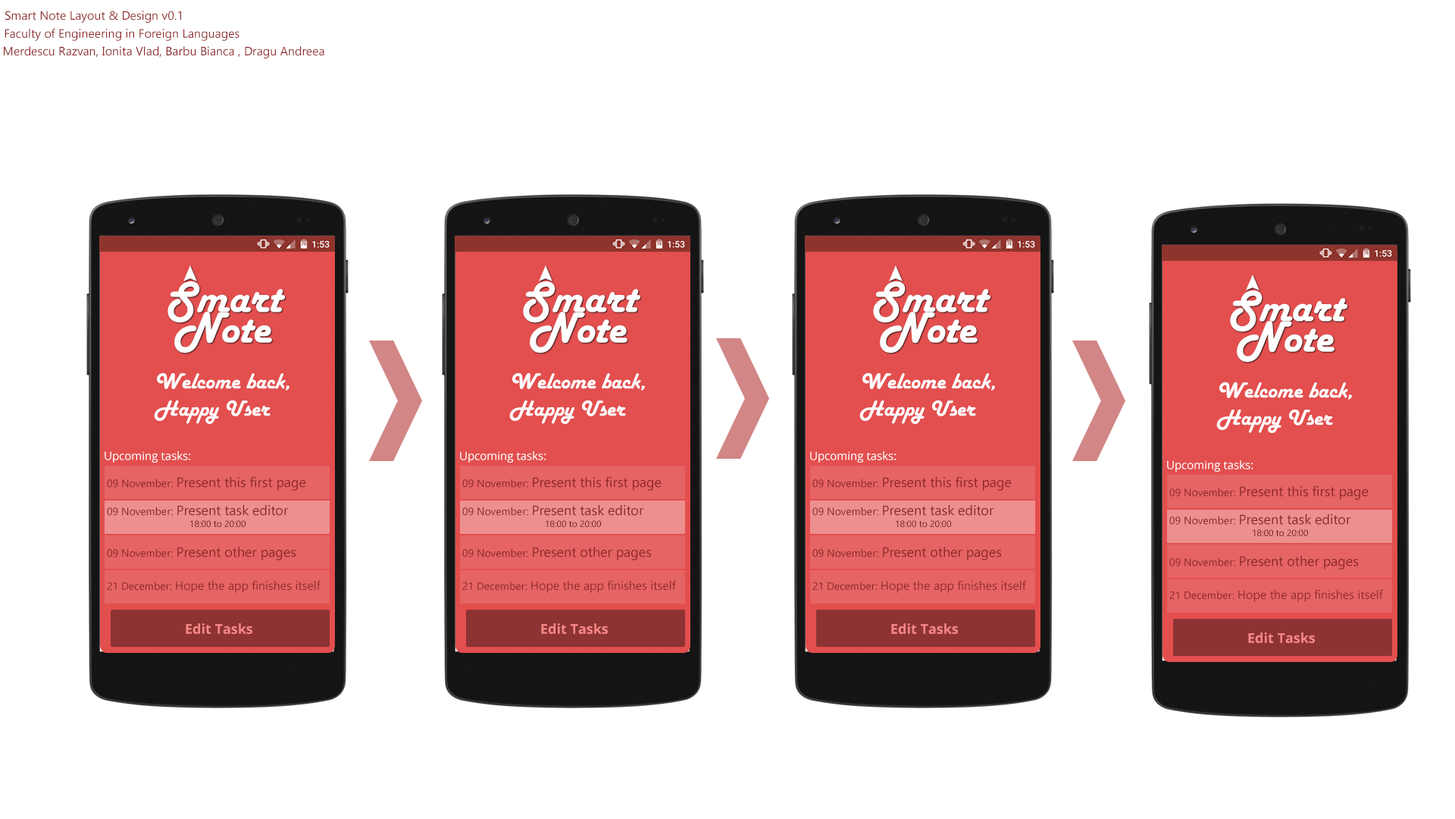
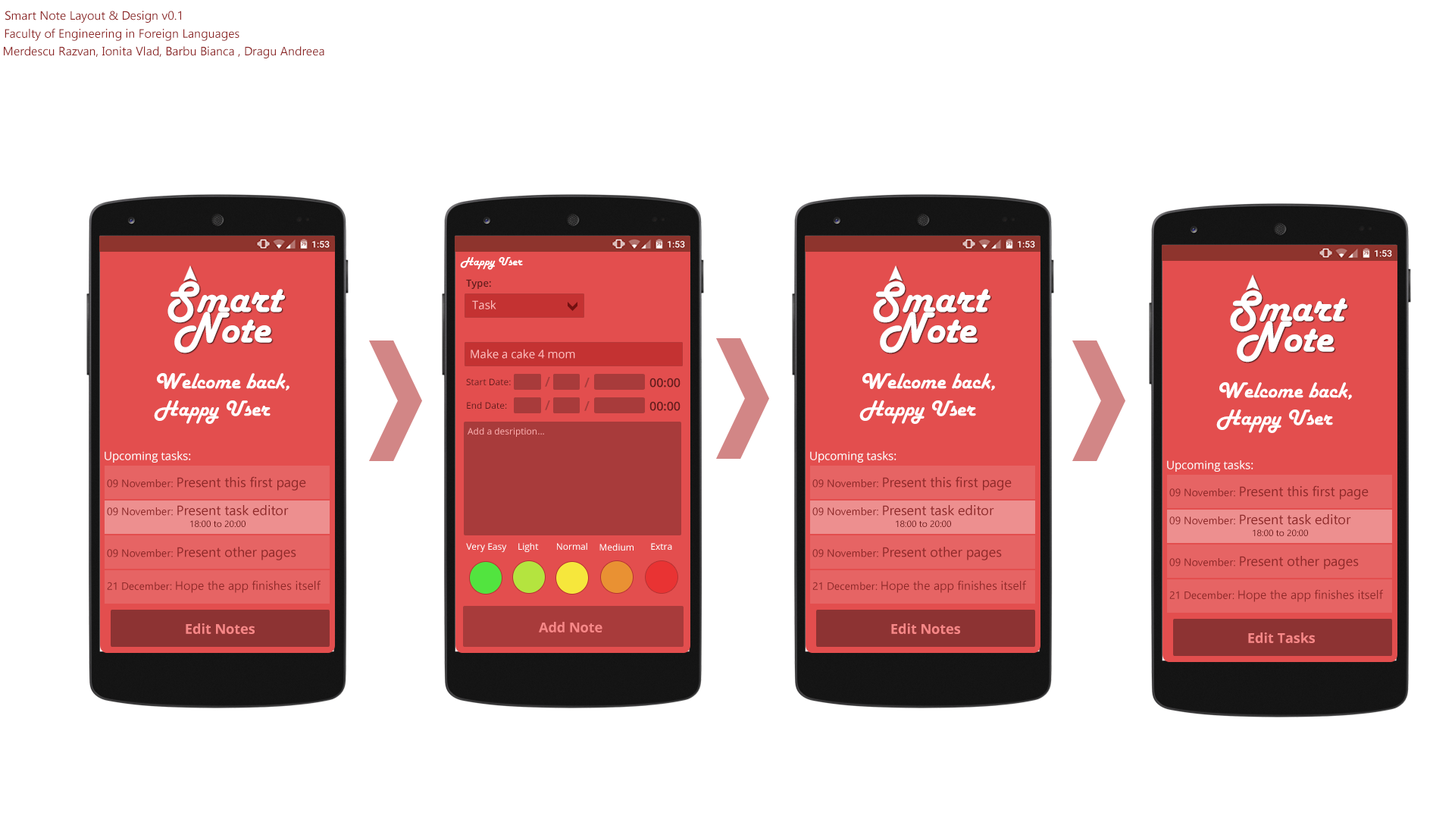
Layer changes from the first 1455px x 819px image to the second:
renamed "Layer 5" to "Rounded Rectangle 2", opacity 37% → 100%, moved it above "Very Easy", painted on it over (460, 421, 686, 536)
removed layer "Layer 3" (3rd of 4, in "Welcome Page copy") (was 12%) from group "Welcome Page copy" over (460, 465, 686, 499)
renamed "Layer 5 copy" to "Ellipse 1 copy 4", opacity 12% → 100%, moved it above "Ellipse 1 copy 3", painted on it over (460, 560, 686, 604)
removed layer "Layer 3 copy" (3rd of 4, in "Welcome Page copy") (was 12%) from group "Welcome Page copy" over (460, 535, 686, 569)
removed layer "21 December: Hope the app finishes itself" (3rd of 4, in "Welcome Page copy") from group "Welcome Page copy" over (462, 579, 677, 593)
removed layer "09 November: Present other pages" (3rd of 4, in "Welcome Page copy") from group "Welcome Page copy" over (462, 546, 652, 561)
removed layer "09 November: Present task editor" (3rd of 4, in "Welcome Page copy") from group "Welcome Page copy" over (462, 504, 645, 516)
removed layer "09 November: Present this first page" (3rd of 4, in "Welcome Page copy") from group "Welcome Page copy" over (462, 476, 662, 491)
renamed "Welcome back, Happy User" to "Happy User", painted on it over (460, 256, 646, 424)
removed layer "Note" (3rd of 4, in "Welcome Page copy") from group "Welcome Page copy" over (529, 311, 628, 354)
removed layer "Smart" (3rd of 4, in "Welcome Page copy") from group "Welcome Page copy" over (523, 281, 641, 323)
removed layer "Layer 6" (3rd of 4, in "Welcome Page copy") from group "Welcome Page copy" over (466, 609, 686, 647)
added layer "Rounded Rectangle 1" in group "Welcome Page copy" over (463, 605, 684, 647)
added layer "Rectangle 1 copy" in group "Welcome Page copy" over (465, 342, 683, 366)
added layer "Rectangle 1" in group "Welcome Page copy" over (465, 294, 584, 317)
…and 34 more changes (28 added, 3 painted, 3 removed, 3 renamed, 1 stack)
